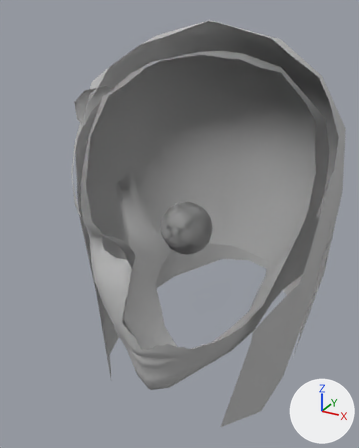
Two versions of the glTF model head.glb, one commit apart.
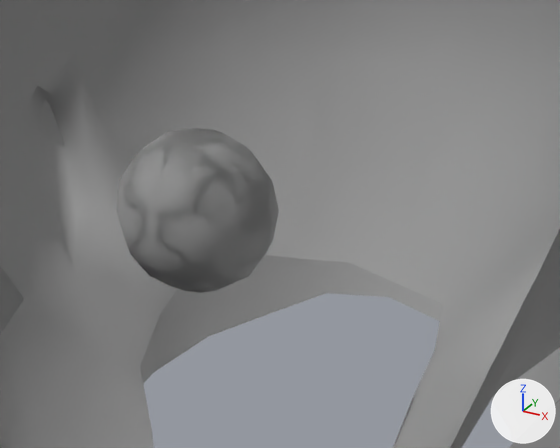
Each version appears first whole from a 50 mm lens placed at (0.1293, -0.2438, 0.1236), pointed at (-0.0151, 0.0186, -0.0076), and next in a close-up from a 50 mm lens placed at (0.0822, -0.1158, 0.059), pointed at (0.0147, 0.0069, -0.0024). The lights are fixed; the arrows at lower right show +X, +Y and +Z. Everything nearer to the camera than a plane just in front of the edit is cut away.

Objects in the first close-up: 'Eyeball_L', 'Eyeball_R', 'Head'.
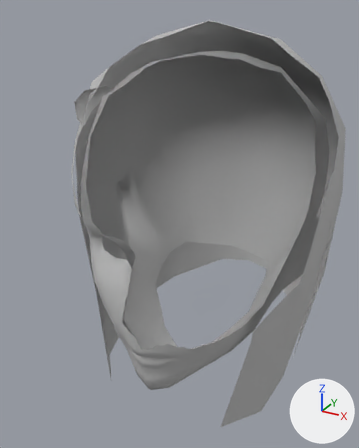
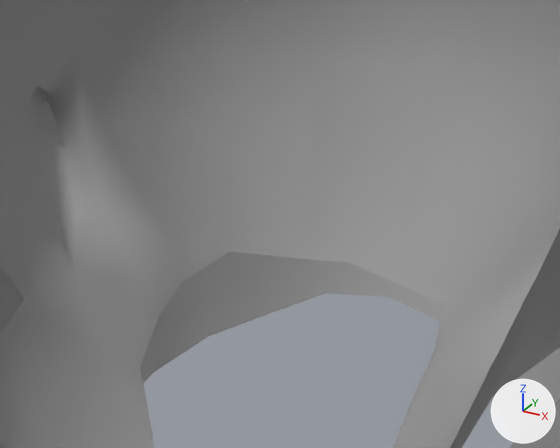
Location of each change, (x1, y1, x2, y2) in pixels of the close-ups (560 x 448 px):
'Eyeball_R', deleted
    before: (120, 128, 279, 293)
    faces in mat_eyeballtex (grey #bcbcbc): (120, 131, 270, 293)
    faces in mat_headtex (grey #bcbcbc): (173, 128, 279, 248)
'Eyeball_L', deleted
    before: (116, 128, 273, 293)
    faces in mat_eyeballtex (grey #bcbcbc): (116, 131, 270, 293)
    faces in mat_headtex (grey #bcbcbc): (170, 128, 273, 256)

Edits to the bpy script that builds the scene:
```text
Remove ob_eyeball_r:
    ob_eyeball_r = bpy.data.objects.new('Eyeball_R', me_mesh_001)
    ob_eyeball_r.location = (0.0, 0.0, 0.0)
Remove ob_eyeball_l:
    ob_eyeball_l = bpy.data.objects.new('Eyeball_L', me_mesh_003)
    ob_eyeball_l.location = (0.0, 0.0, 0.0)
```
